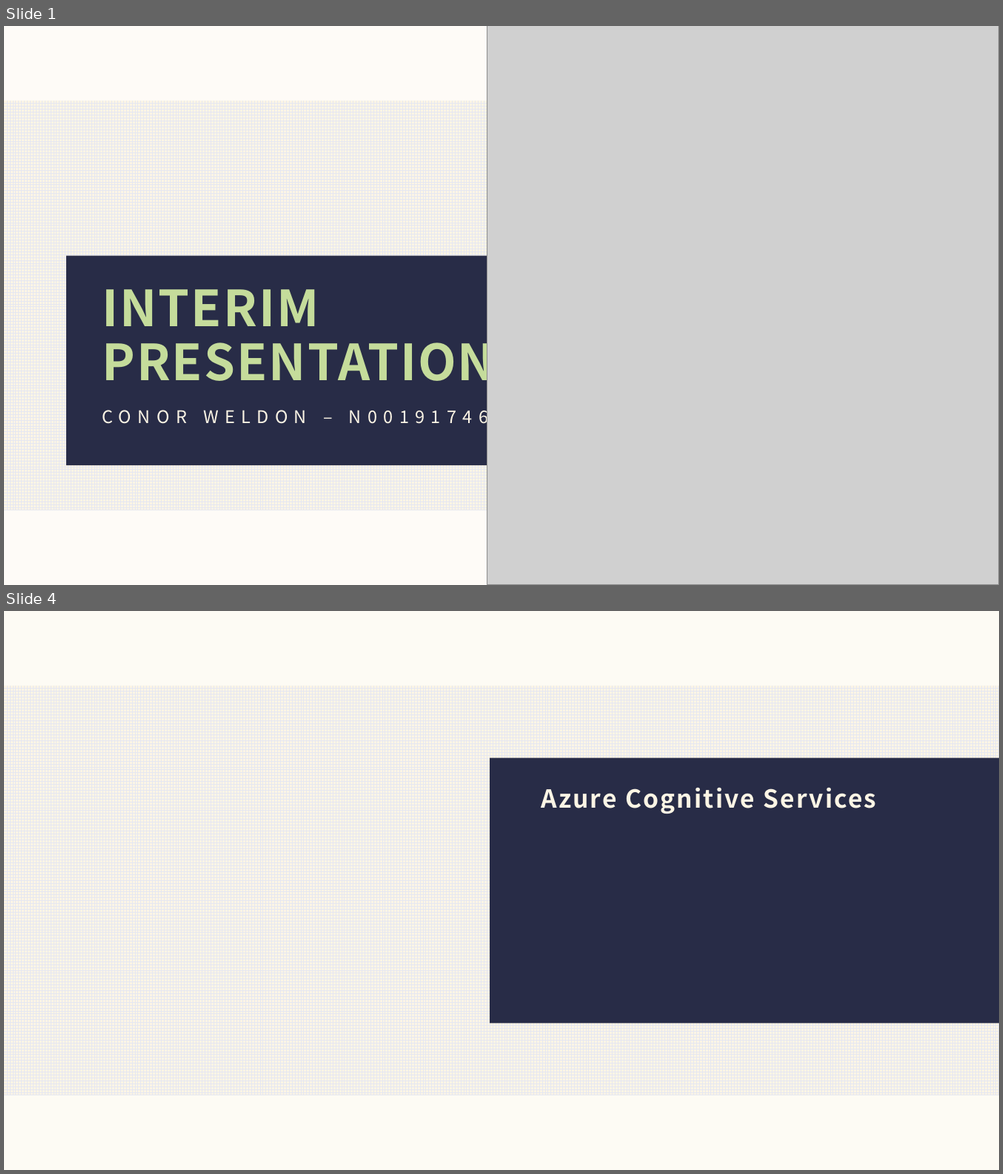
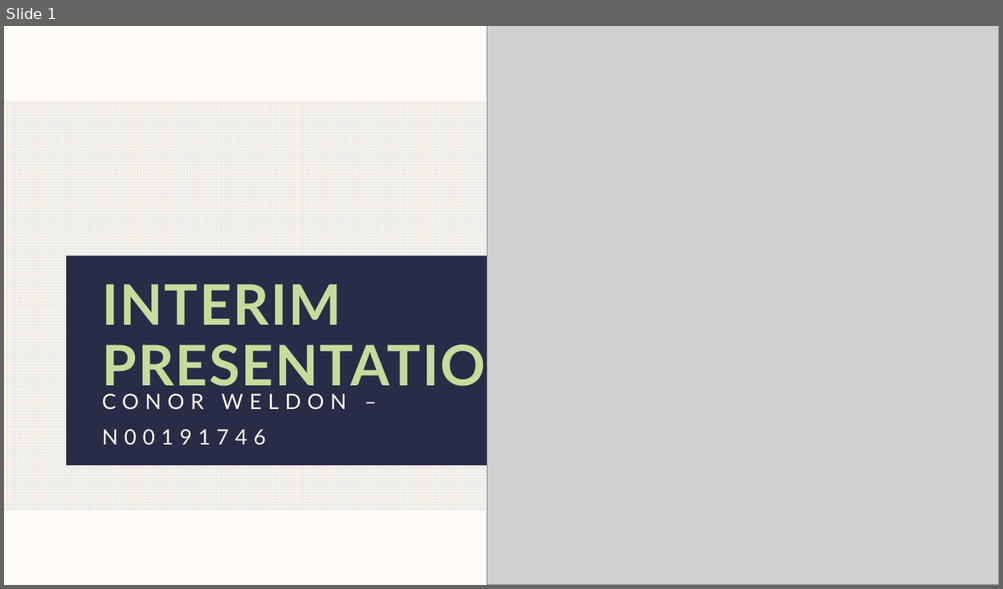
Before and after one commit to IADT-projects/y4-project-ConorWeldon, a slide deck: Docs/Presentation/Presentation.pptx. Shown one above the other, each under a label of ours: slides 1 and 4 before the commit, slide 1 after it; the slides between them are not shown. The pictures are 1003x1174 and 1003x589 pixels, drawn with LibreOffice and Linux fonts; fonts in the diff are those of the drawing; grey boxes stand for pictures. Boxes give left, top, right and bottom in pixels: in the first picture for what was removed or moved away, otherwise in the second. Text is boxed around its words. In the diff, an @@ line names an element or a change of style, - is before the commit and + after.

```diff
--- a/Docs/Presentation/Presentation.pptx
+++ b/Docs/Presentation/Presentation.pptx
@@ slide 4 removed at (4, 611, 999, 1170), background #FCF5E5 at 40% opacity; not listed: 1 template element that a slide beside it also shows @@
@@ rectangle removed at (489, 758, 999, 1024) @@
@@ title removed at (541, 787, 876, 814) @@
-Azure Cognitive Services
@@ slide 1 changed as well @@
@@ title "INTERIM PRESENTATION" at (102, 284, 530, 396): size 48 to 54 pt, font Noto Sans CJK JP to Lato @@
@@ text "CONOR WELDON – N00191746" at (102, 394, 347, 446): size 16.8 to 20.4 pt, font Noto Sans CJK JP to Lato; line spacing 1.3 to 1.4 @@
```
Also in this commit, not shown: 2 other slides changed, 12 slides added, 14 other slides removed.
